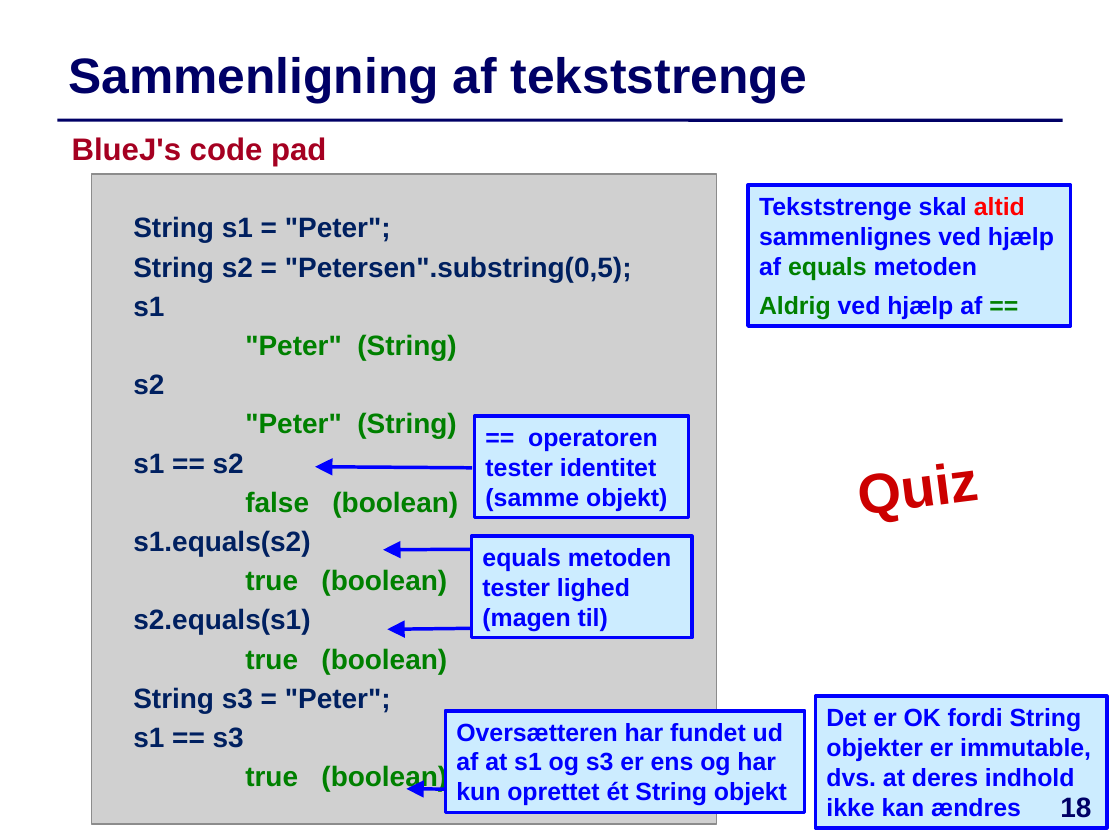
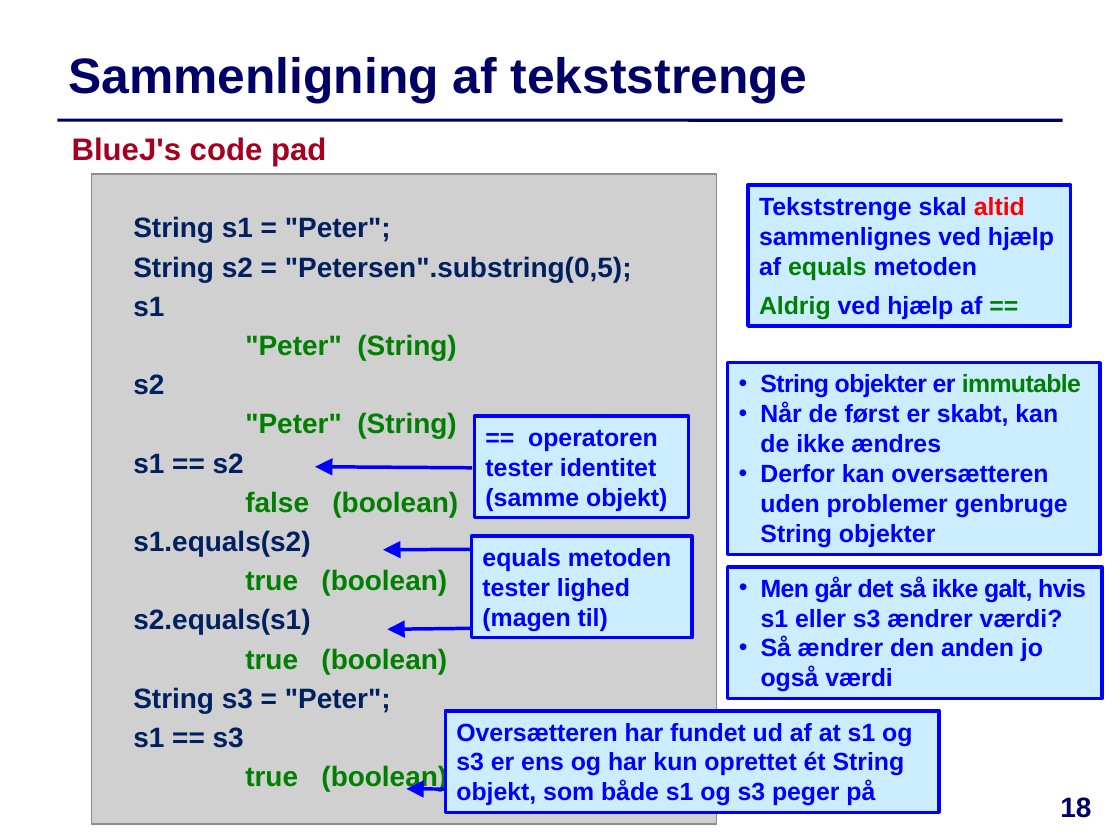
Before and after one commit to IntProgAU/Materiale, a slide deck: slide 18 of web/e23/uge_4a/Slides-Uge4-Mandag.pptx. Drawn at 1120x840 pixels with LibreOffice and Linux fonts; fonts in the diff are those of the drawing; grey boxes stand for pictures. Boxes give left, top, right and bottom in pixels: in the first picture for what was removed or moved away, otherwise in the second. Text is boxed around its words. In the diff, an @@ line names an element or a change of style, - is before the commit and + after.

```diff
--- a/web/e23/uge_4a/Slides-Uge4-Mandag.pptx
+++ b/web/e23/uge_4a/Slides-Uge4-Mandag.pptx
@@ rectangle added at (728, 363, 1100, 554), fill #CCECFF, outline #0000FF 2.25 pt, 16 pt, text #0000FF, bold @@
+• String objekter er immutable
+• Når de først er skabt, kan de ikke ændres
+• Derfor kan oversætteren uden problemer genbruge String objekter
@@ text removed at (860, 463, 980, 522) @@
-Quiz
@@ rectangle "Men går det så ikke ...": place and size @@
-rectangle "Men går det så ikke ..." at (815, 697, 1107, 829)
+rectangle "Men går det så ikke ..." at (728, 567, 1102, 699)
@@ text in rectangle at (761, 577, 1086, 692): text changed @@
-Det er OK fordi String objekter er immutable, dvs. at deres indhold ikke kan ændres
+• Men går det så ikke galt, hvis s1 eller s3 ændrer værdi?
+• Så ændrer den anden jo også værdi
@@ rectangle "Oversætteren har fundet ud af ...": place and size @@
-rectangle "Oversætteren har fundet ud af ..." at (446, 711, 805, 813)
+rectangle "Oversætteren har fundet ud af ..." at (446, 711, 940, 813)
@@ text in rectangle at (456, 723, 912, 806): text changed @@
-Oversætteren har fundet ud af at s1 og s3 er ens og har kun oprettet ét String objekt
+Oversætteren har fundet ud af at s1 og s3 er ens og har kun oprettet ét String objekt, som både s1 og s3 peger på
```
Also in this commit, not shown: 1 other slide changed, 1 other file.
